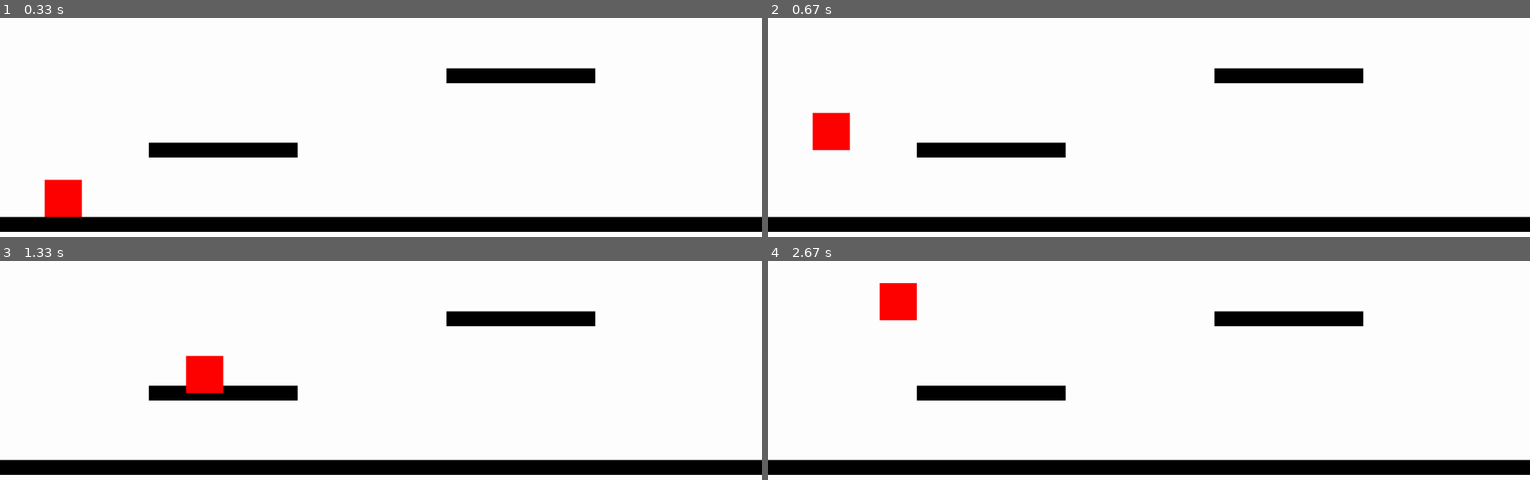
Above: before the commit, frames 1-4 (two rows, left to right).
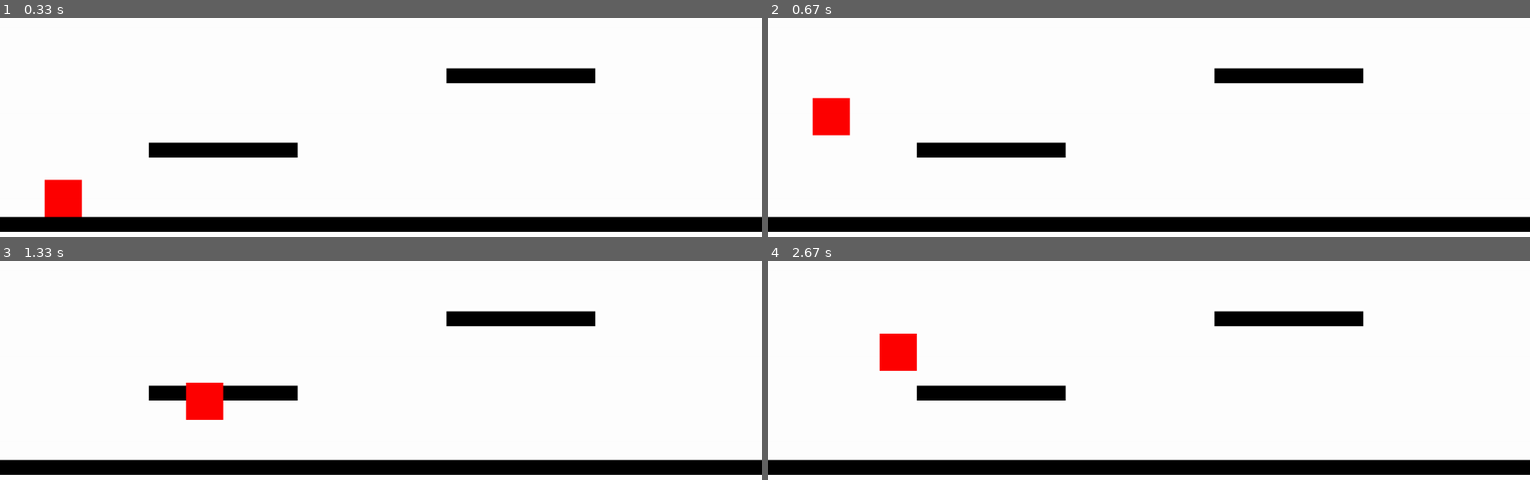
Above: after the commit, the same moments.

Repository: bobacojr/Pygame_Contra
Game: pygame game, started from main.py
Same seed, same stepped clock (60 frames per second), same inputs: the game is played once before the commit and once after it.
Inputs:
- Up to frame 1 (0.33 s): no input
- Up to frame 2 (0.67 s): tap Space at 0.33 s
- Up to frame 3 (1.33 s): hold D 0.67-1.13 s; tap Space at 0.73, 1.03, 1.23 s; hold D from 1.17 s (still down)
- Up to frame 4 (2.67 s): tap Space at 1.53, 1.73, 2.03, 2.3, 2.63 s; release D at 1.63 s; hold A 1.67-2.2 s; hold S 2.23-2.53 s; hold A from 2.57 s (still down)

Frame 1 is identical in both runs. In frame 2, 0.7% of the frame differs, in the area x 5-11%, y 36-61%; in frame 3, 1.2%; in frame 4, 1.7%, in the area x 14-20%, y 10-51%.

Commit message:
platform collision

Diff:
--- a/main.py
+++ b/main.py
@@ -27,6 +27,8 @@
         if event.type == pygame.KEYDOWN:
             if event.key == pygame.K_SPACE:
                 player.jump()
+            if event.key == pygame.K_s:
+                player.fall()
 
     # Horizontal movement events
     keys = pygame.key.get_pressed()
--- a/player.py
+++ b/player.py
@@ -8,8 +8,10 @@
         self.speed = speed
         self.y_velocity = 0
         self.gravity = 0.5
-        self.jump_strength = -10
+        self.jump_strength = -11
         self.on_object = False
+        self.target_platform = None
+        self.current_platform = None
 
     def move(self, dx):
         """ Move the player horizontally by dx units """
@@ -21,6 +23,12 @@
             self.y_velocity = self.jump_strength # Upwards velocity is now -10...
             self.on_object = False # Reset to false...
 
+    def fall(self):
+        """ Let the player fall through a platform if they are grounded """
+        if self.on_object and self.current_platform:
+            self.target_platform = self.current_platform # Player is targetting the platform they are standing on...
+            self.on_object = False # Player is no longer on the platform...
+
     def update(self, platforms):
         self.y_velocity += self.gravity # Gravity slowly pulls player downwards after jumping...
         self.rect.y += self.y_velocity # Update y position to the new position...
@@ -28,13 +36,22 @@
 
         for platform in platforms:
             """ Snap the player ontop of platforms on collision """
-            if self.rect.colliderect(platform) and self.y_velocity >= 0:
-                self.rect.bottom = platform.rect.top
-                self.y_velocity = 0
-                self.on_object = True
-        if self.rect.bottom > py.display.get_surface().get_height():
+            if platform == self.target_platform: # Continue if the platform is the target platform...
+                continue
+
+            if self.rect.colliderect(platform): # Player collided with a platform...
+                if self.y_velocity >= 0 and self.rect.bottom >= platform.rect.top:
+                    self.rect.bottom = platform.rect.top # Move the bottom of the player to the top of the platform...
+                    self.y_velocity = 0
+                    self.on_object = True
+                    self.current_platform = platform # Track the current platform...
+
+        if self.target_platform and not self.rect.colliderect(self.target_platform): # If player is not on the target_platform set it to None
+            self.target_platform = None
+
+        if self.rect.bottom > py.display.get_surface().get_height(): # Ensure the player can't fall through the canvas...
             self.rect.bottom = py.display.get_surface().get_height()
-            self.velocity_y = 0
+            self.y_velocity = 0
             self.on_object = True
 
     def draw(self, screen):
